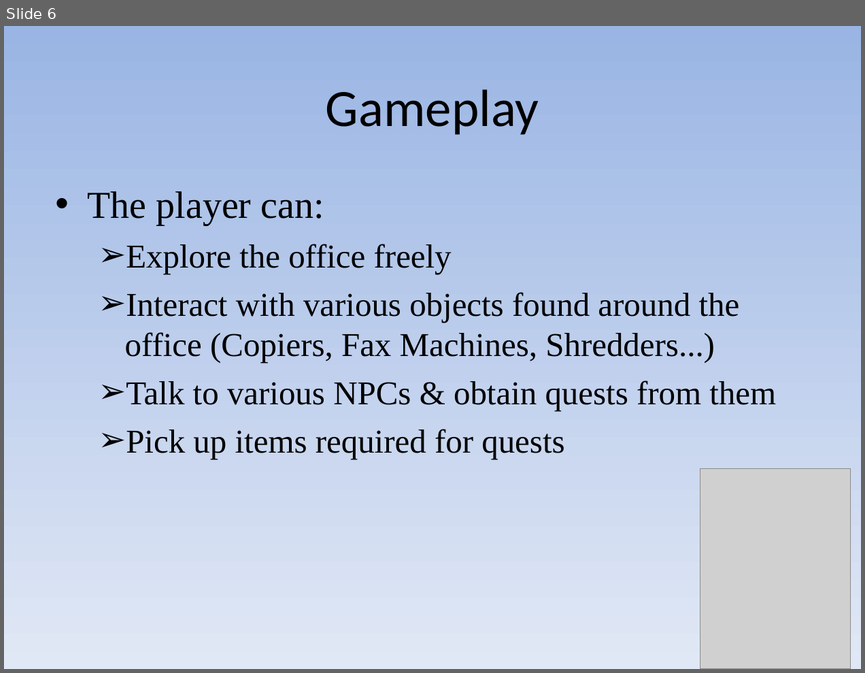
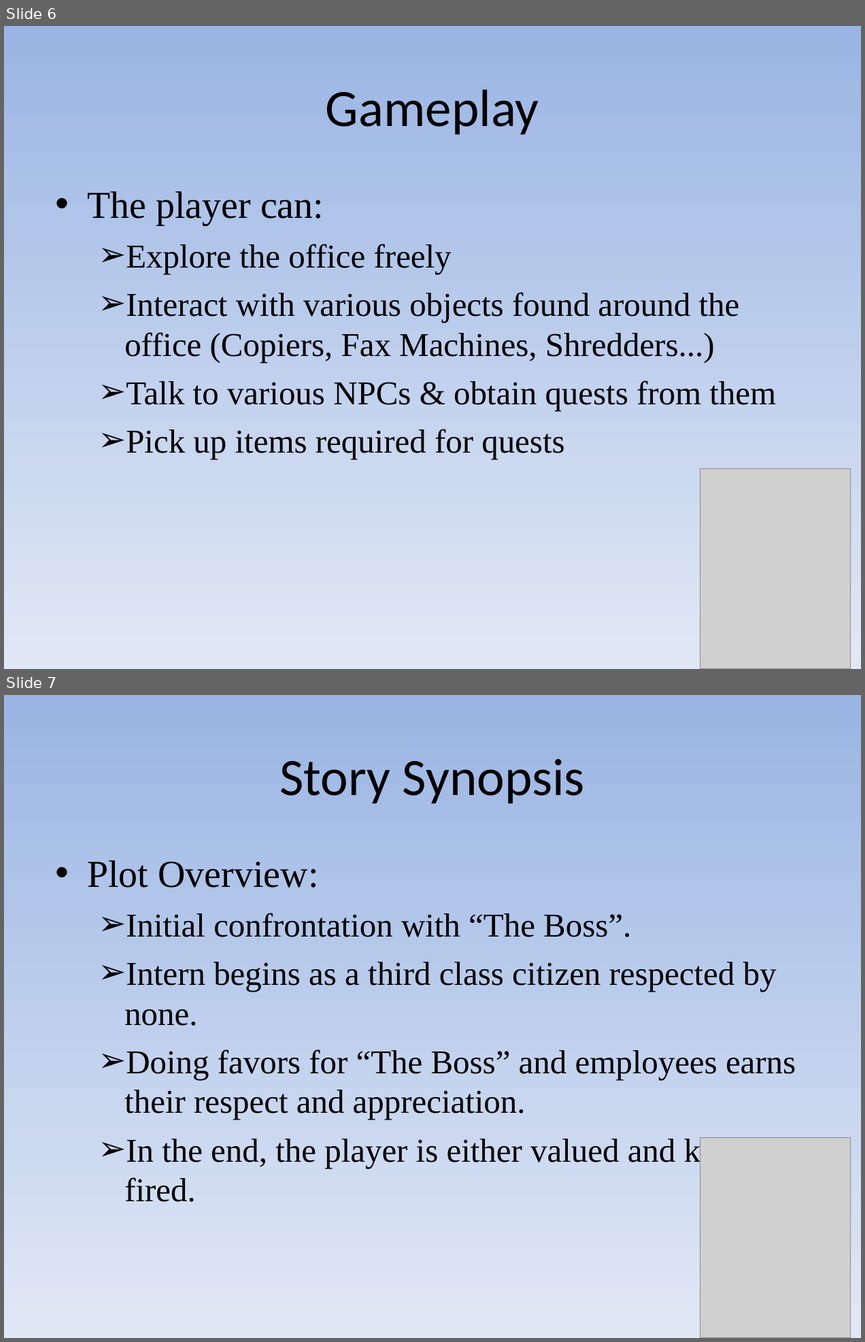
Before and after one commit to w016869e/intern-quest, a slide deck: docs/proposal_show.pps. Shown one above the other, each under a label of ours: slide 6 before the commit, slides 6 and 7 after it. The pictures are 865x673 and 865x1342 pixels, drawn with LibreOffice and Linux fonts; fonts in the diff are those of the drawing; grey boxes stand for pictures. Boxes give left, top, right and bottom in pixels: in the first picture for what was removed or moved away, otherwise in the second. Text is boxed around its words. In the diff, an @@ line names an element or a change of style, - is before the commit and + after.

```diff
--- a/docs/proposal_show.pps
+++ b/docs/proposal_show.pps
@@ slide 7 added at [4,695,861,1338], background gradient #9AB5E4 to #E1E8F5 @@
@@ text added at [279,759,585,804], 44 pt, text #000000 @@
+Story Synopsis
@@ text added at [87,860,796,1202], 28 pt, text #000000 @@
+• Plot Overview:
+  ➢ Initial confrontation with “The Boss”.
+  ➢ Intern begins as a third class citizen respected by none.
+  ➢ Doing favors for “The Boss” and employees earns their respect and appreciation.
+  ➢ In the end, the player is either valued and kept or fired.
@@ picture added at [700,1137,851,1338] @@
```
Also in this commit, not shown: 4 other slides changed, 8 other slides added.
